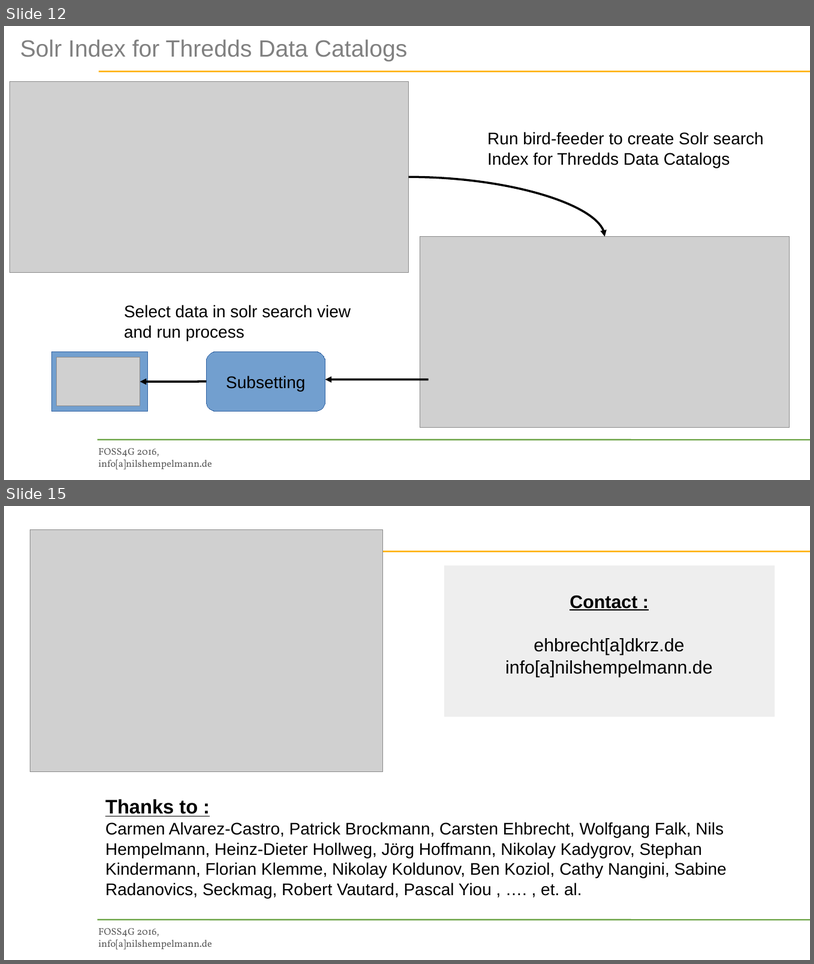
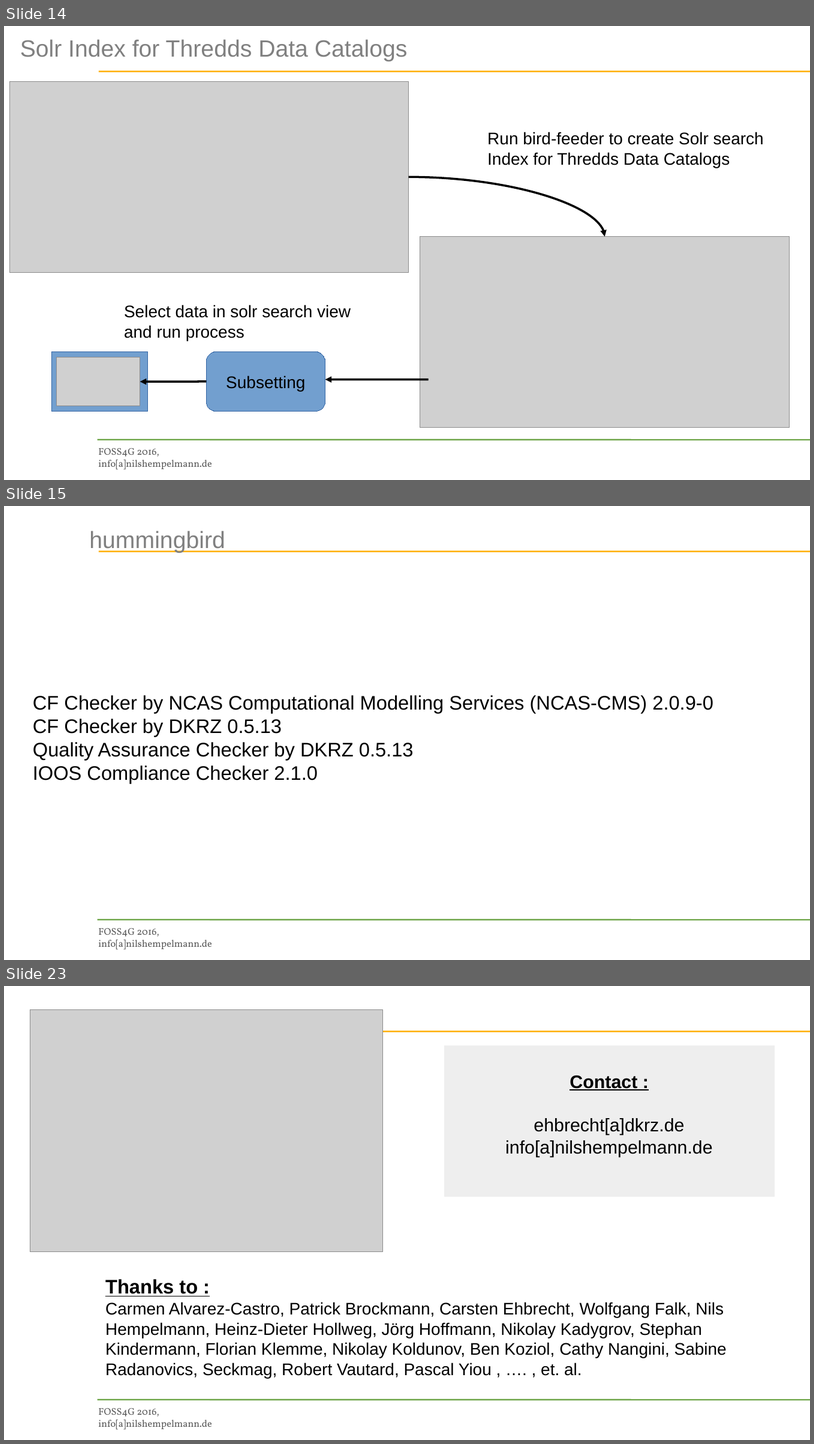
Before and after one commit to bird-house/birdhouse-docs, a slide deck: slides/birdhouse-foss4g-2016/Hempelmann_foss4g2016.odp. Shown one above the other, each under a label of ours: slides 12 and 15 before the commit, slides 14, 15 and 23 after it; the slides between them are not shown. The pictures are 814x964 and 814x1444 pixels, drawn with LibreOffice and Linux fonts; fonts in the diff are those of the drawing; grey boxes stand for pictures; background and template pictures are left out. Boxes give left, top, right and bottom in pixels: in the first picture for what was removed or moved away, otherwise in the second. Text is boxed around its words. In the diff, an @@ line names an element or a change of style, - is before the commit and + after.

```diff
--- a/slides/birdhouse-foss4g-2016/Hempelmann_foss4g2016.odp
+++ b/slides/birdhouse-foss4g-2016/Hempelmann_foss4g2016.odp
@@ slide 15 added at [4, 506, 810, 960], background picture (left out); not listed: 3 template elements that a slide beside it also shows @@
@@ title added at [89, 531, 225, 553], 33.6 pt, text #808080 @@
+hummingbird
@@ text added at [33, 695, 714, 783], 28 pt, text #000000 @@
+CF Checker by NCAS Computational Modelling Services (NCAS-CMS) 2.0.9-0
+CF Checker by DKRZ 0.5.13
+Quality Assurance Checker by DKRZ 0.5.13
+IOOS Compliance Checker 2.1.0
@@ what was slide 12 is now slide 14 @@
@@ what was slide 15 is now slide 23 @@
```
Also in this commit, not shown: 10 slides changed, 8 other slides added, 1 slide removed, 2 other files.
